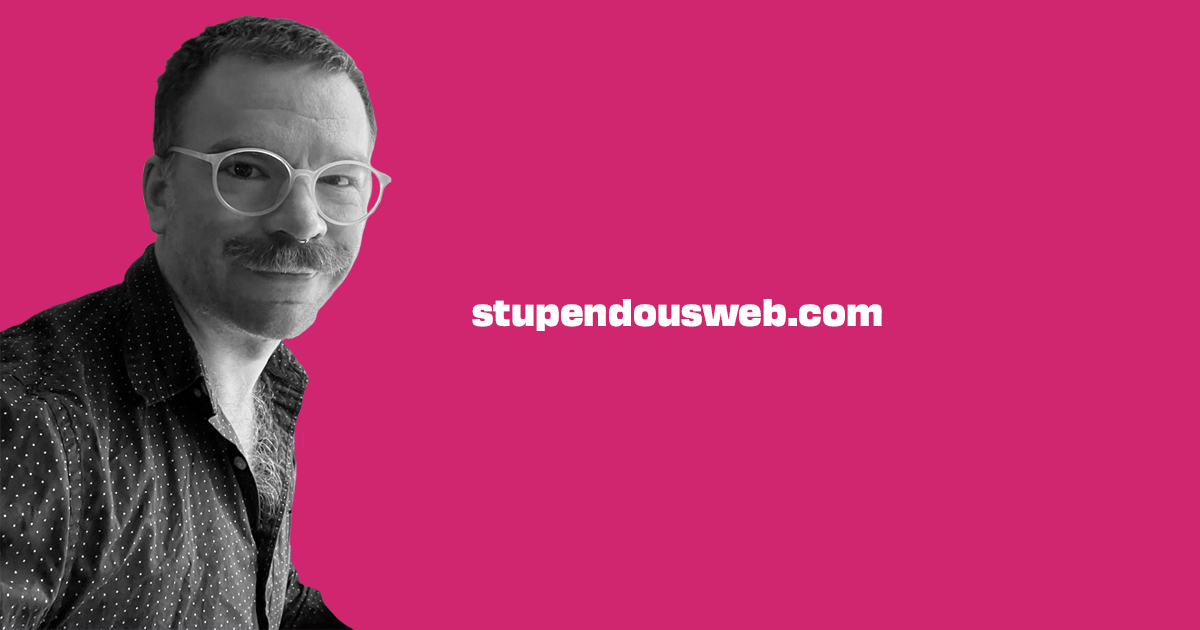
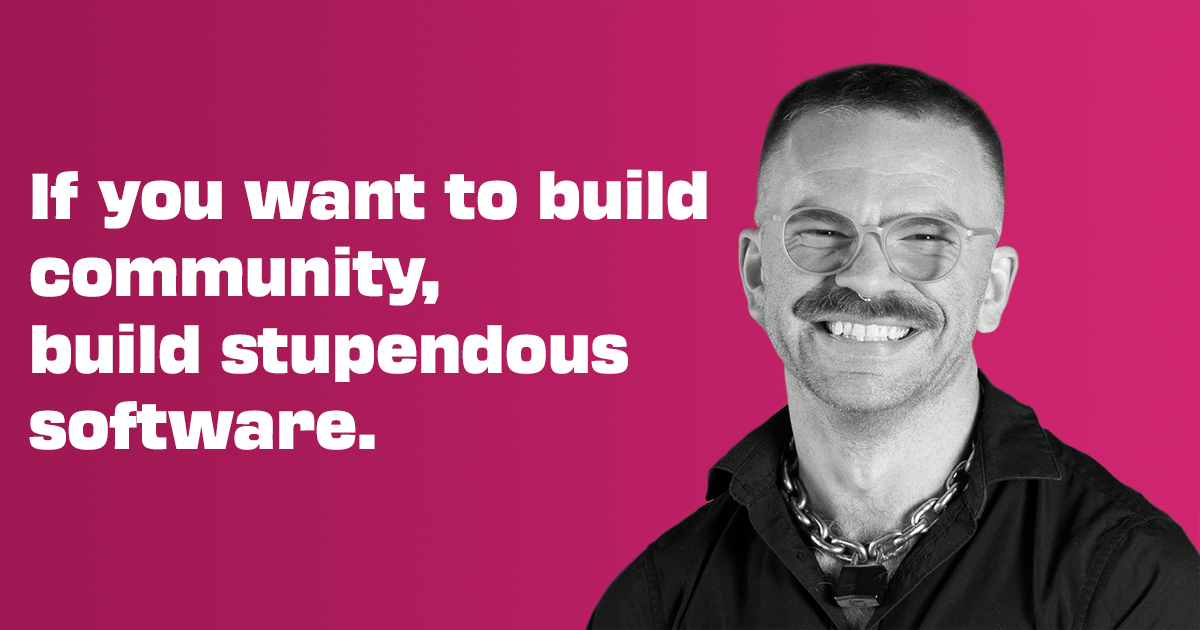
Layer changes from the first (1200, 630) image to the second:
renamed "stupendousweb.com" to "If you want to build community, build stupendous software.", painted on it over [29, 169, 882, 450]
removed layer "Layer 4" over [0, 7, 392, 630]
renamed "Layer 5" to "Background copy", painted on it, masked it over [0, 0, 1200, 630]
added layer "Gradient Fill 1" over [0, 0, 1200, 630]
